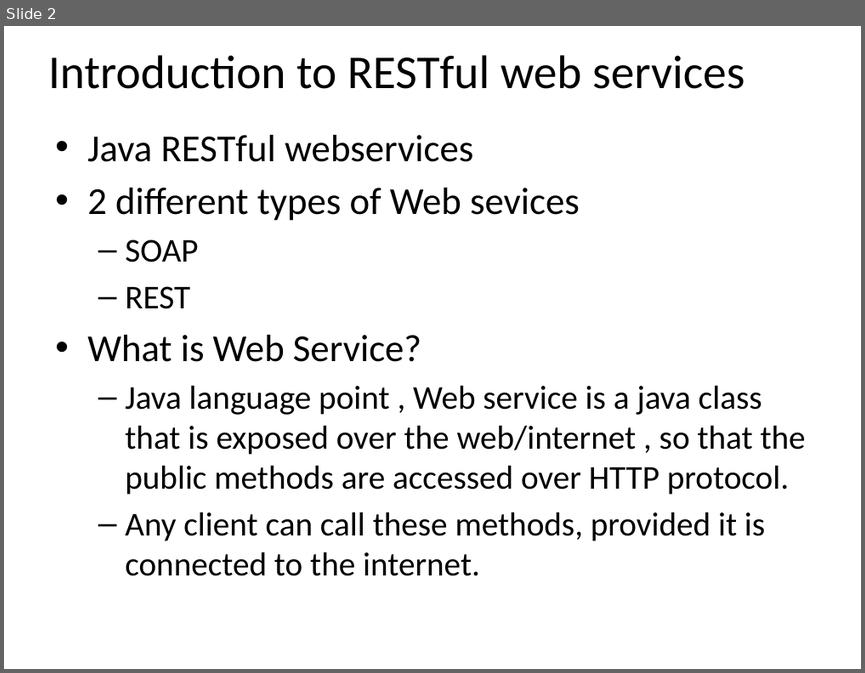
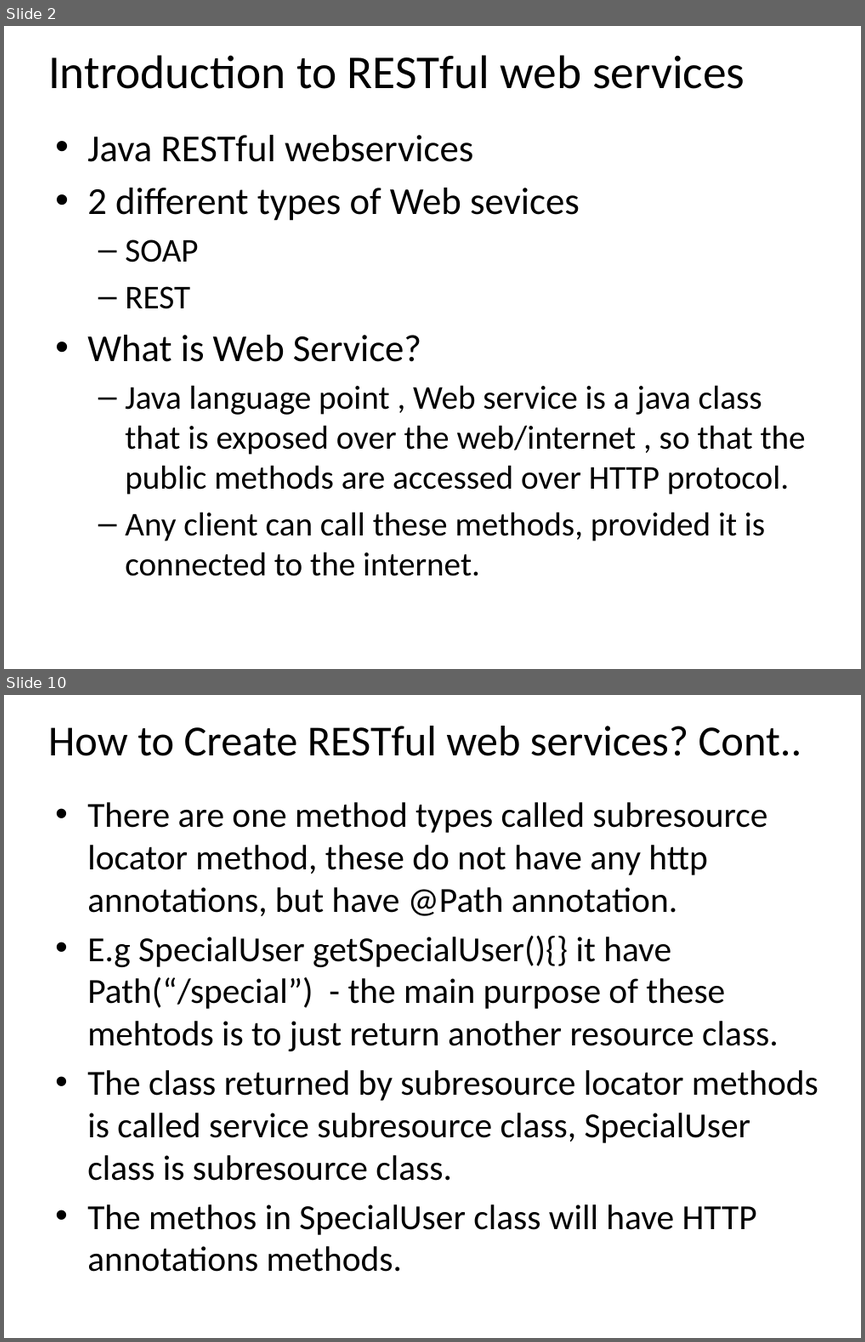
Before and after one commit to email2dorababu/SCALA_Reading, a slide deck: REST/REST_part1.pptx. Shown one above the other, each under a label of ours: slide 2 before the commit, slides 2 and 10 after it; the slides between them are not shown. The pictures are 865x673 and 865x1342 pixels, drawn with LibreOffice and Linux fonts; fonts in the diff are those of the drawing. Boxes give left, top, right and bottom in pixels: in the first picture for what was removed or moved away, otherwise in the second. Text is boxed around its words. In the diff, an @@ line names an element or a change of style, - is before the commit and + after.

```diff
--- a/REST/REST_part1.pptx
+++ b/REST/REST_part1.pptx
@@ slide 10 added at [4,695,861,1338], background #FFFFFF @@
@@ title added at [48,726,802,756], 36 pt, text #000000 @@
+How to Create RESTful web services? Cont..
@@ text added at [87,802,818,1271], 29.6 pt, text #000000 @@
+• There are one method types called subresource locator method, these do not have any http annotations, but have @Path annotation.
+• E.g SpecialUser getSpecialUser(){} it have Path(“/special”) - the main purpose of these mehtods is to just return another resource class.
+• The class returned by subresource locator methods is called service subresource class, SpecialUser class is subresource class.
+• The methos in SpecialUser class will have HTTP annotations methods.
```
Also in this commit, not shown: 3 slides changed, 5 other slides added, 34 other files.
